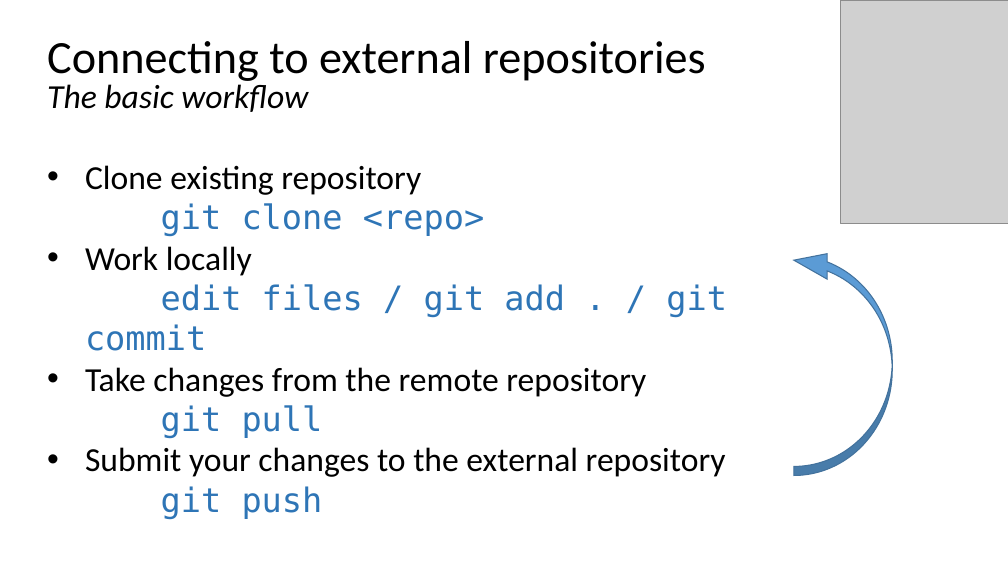
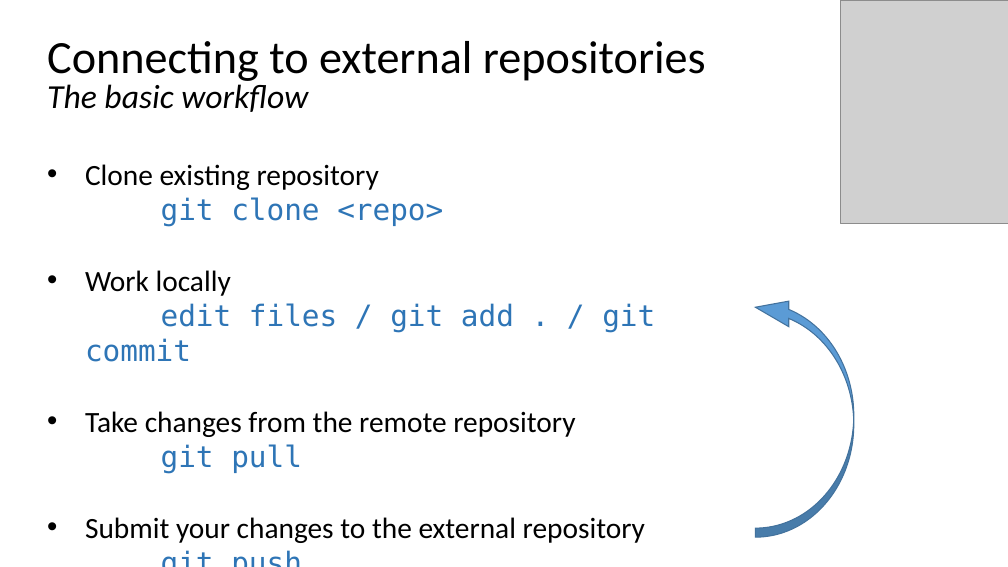
Before and after one commit to ogvolkov/git-101, a slide deck: slide 42 of git101.pptx. Drawn at 1008x567 pixels with LibreOffice and Linux fonts; fonts in the diff are those of the drawing; grey boxes stand for pictures. Boxes give left, top, right and bottom in pixels: in the first picture for what was removed or moved away, otherwise in the second. Text is boxed around its words. In the diff, an @@ line names an element or a change of style, - is before the commit and + after.

```diff
--- a/git101.pptx
+++ b/git101.pptx
@@ text at (x1=85, y1=164, x2=655, y2=543): size 32 to 28 pt @@
@@ curved up arrow resized from (x1=794, y1=247, x2=892, y2=476) to (x1=756, y1=295, x2=854, y2=537) @@
```
Also in this commit, not shown: 4 other slides changed, 2 slides added, 3 slides removed.
